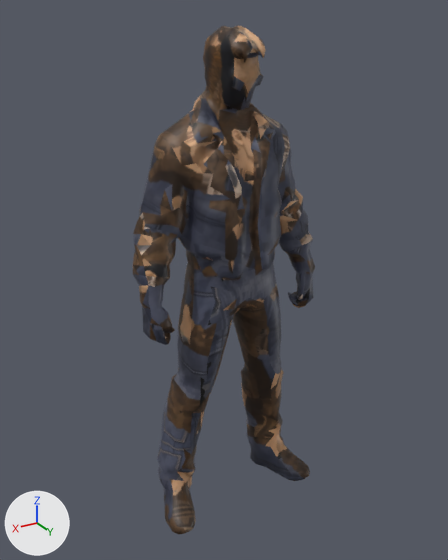
An edit to the glTF model game/player/skins/casual.glb, drawn before and after from the same camera.
The view is the same before and after, from a 50 mm camera at (1.131, 1.854, 1.93) aimed at (0.0, -0.032, 0.988). The lights are fixed; the arrows at lower left show +X, +Y and +Z. The picture after the commit comes second. Vertices at exactly the same position are counted once.

Objects in the first picture: 'CASUAL_low'.
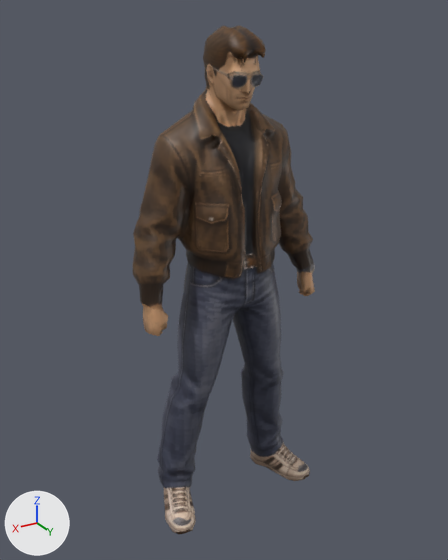
Boxes (x1, y1, x2, y2) around the edits, measured in the pictures (448 x 560 px; the box of a moved part takes in the faces that stretch with it):
part 1 of me_mesh_0_002, moved or reshaped: before (133, 103, 314, 533); after (133, 101, 315, 533)
part 2 of me_mesh_0_002, surface changed: (133, 26, 315, 534) in both

Patch to the scene script:
```diff
--- a/game/player/skins/casual.glb.py
+++ b/game/player/skins/casual.glb.py
@@ me_mesh_0_002 @@
 me_mesh_0_002.from_pydata(...)  # 1502 vertices, 3000 faces; spans x -0.38..0.37, y -0.18..0.16, z 0.0..1.89
 # used by ob_casual_low; location = (0.0, 0.0, 0.0)
+# me_mesh_0_002 part 1
+# 79 vertices are removed from x -0.33..0.37, y -0.11..0.16, z 0.01..1.63
+# 250 faces are deleted
+# 4 vertices in x -0.31..-0.3, y 0.0..0.06, z 0.93..0.99 move by (-0.01, 0.0, 0.0)
+# 24 vertices move from x -0.36..0.36, y -0.04..0.09, z 0.83..1.61 to x -0.37..0.36, y -0.05..0.09, z 0.87..1.61
+# 79 vertices are added at x -0.34..0.36, y -0.1..0.15, z 0.01..1.64
+# 250 new faces join them
+# me_mesh_0_002 part 2: 2745 kept faces spanning x -0.38..0.37, y -0.18..0.16, z 0.0..1.89 get new texture (UV) coordinates
 me_mesh_0_002.materials.append(mat_casual)
```
